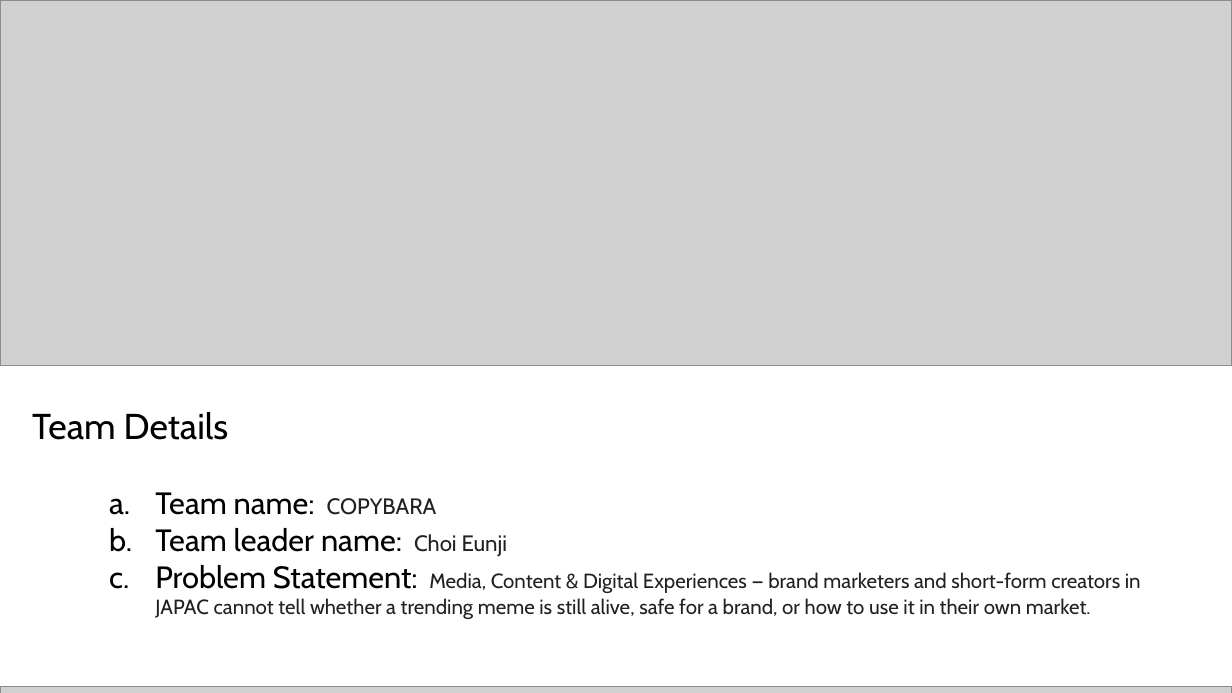
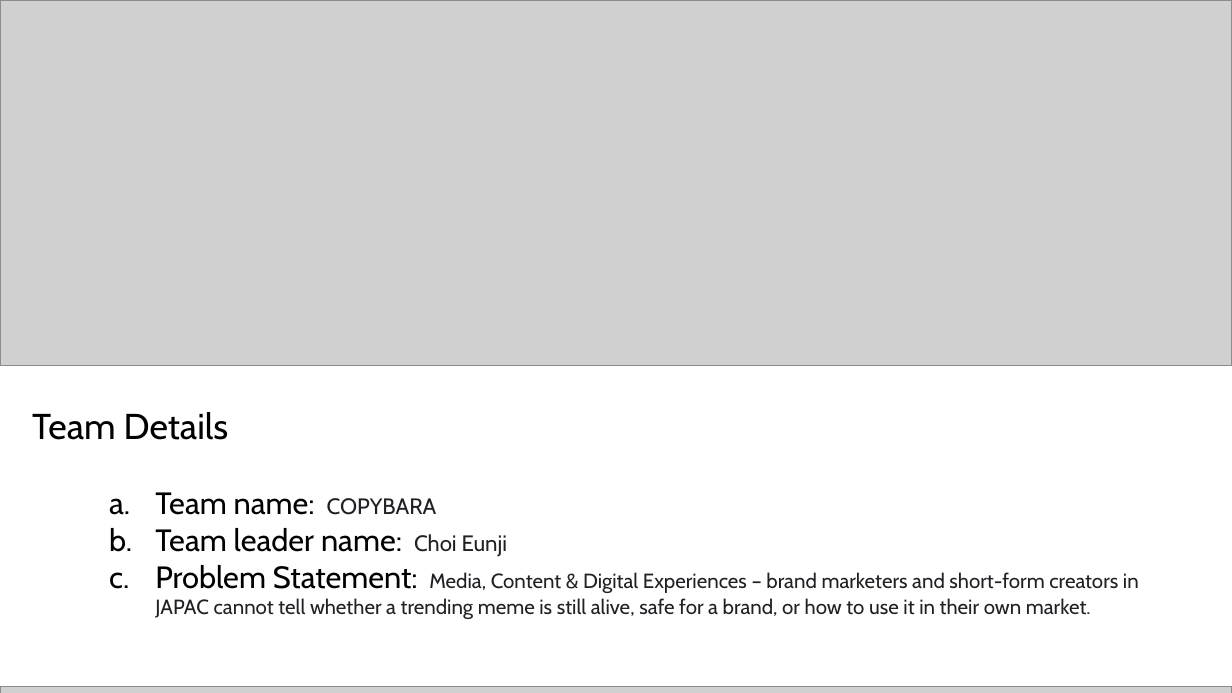
Before and after one commit to Sihyeon-Ji/trend-interpreter, a slide deck: slide 1 of docs/대회/제출/AI-Builder-Cup-제출-초안.pptx. Drawn at 1232x693 pixels with LibreOffice and Linux fonts; fonts in the diff are those of the drawing; grey boxes stand for pictures. Boxes give left, top, right and bottom in pixels: in the first picture for what was removed or moved away, otherwise in the second. Text is boxed around its words. In the diff, an @@ line names an element or a change of style, - is before the commit and + after.

Commit message:
docs: 발표 자료를 웹 톤으로 다시 꾸미고 최신 사례·그래프·표·화면 사진 넣기
- 웹 무대 색(글자 #121826·판 #f2f4f7, 파란색은 사람 승인만), 색 번호 원·테두리 카드·긴 대시 제거
- Why now: 스타벅스 코리아 탱크데이(2026-05)·Journal of Marketing Research(2025) 사례와 Morning Consult 그래프
- 기존 도구 비교표, 회차별 어울림 그래프, 운영 화면 네 장, 효과·실현성 숫자 갱신
- 옛 추천 화면 와이어프레임 슬라이드 삭제
- README(영어·한국어) Why it matters에 같은 최신 사례 추가

```diff
--- a/docs/대회/제출/AI-Builder-Cup-제출-초안.pptx
+++ b/docs/대회/제출/AI-Builder-Cup-제출-초안.pptx
@@ text at [155,565,1139,619]: text changed @@
-  c. Problem Statement: Media, Content & Digital Experiences — brand marketers and short-form creators in JAPAC cannot tell whether a trending meme is still alive, safe for a brand, or how to use it in their own market.
+  c. Problem Statement: Media, Content & Digital Experiences – brand marketers and short-form creators in JAPAC cannot tell whether a trending meme is still alive, safe for a brand, or how to use it in their own market.
```
Also in this commit, not shown: 12 other slides changed, 1 slide removed, 3 other files.
